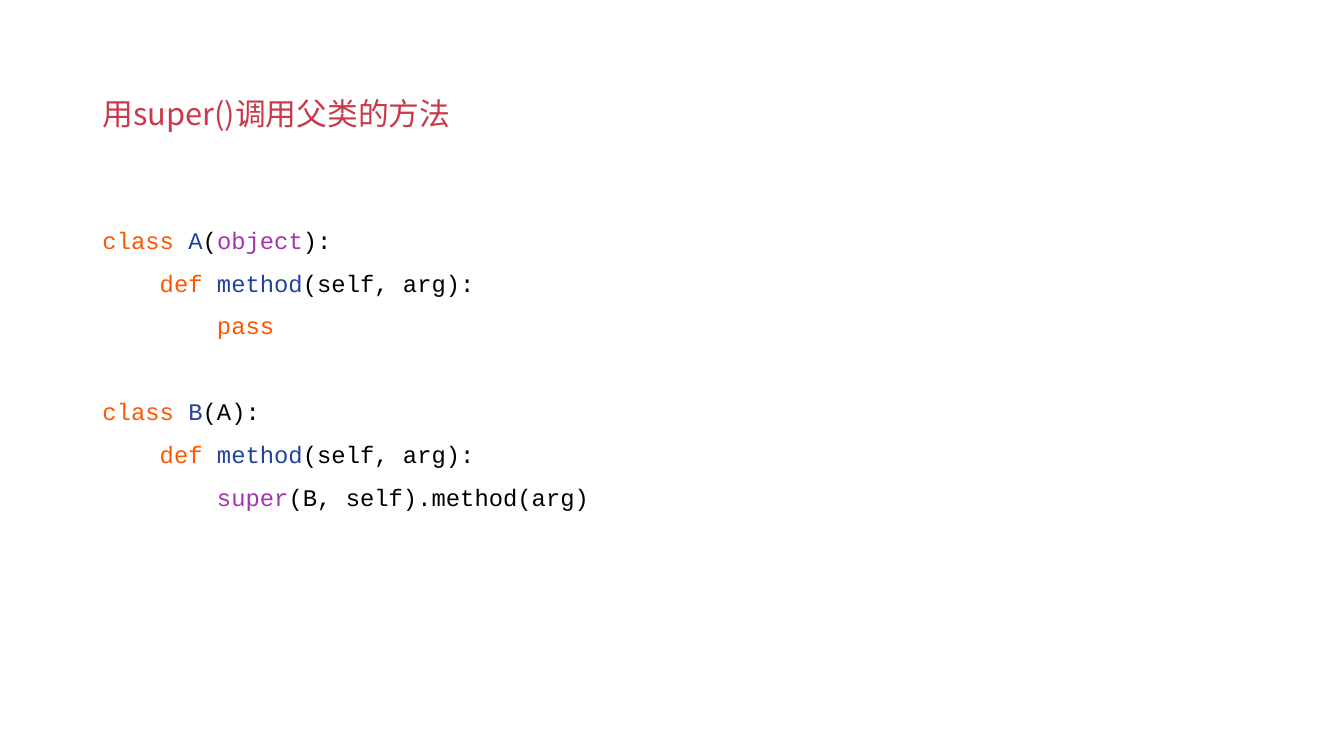
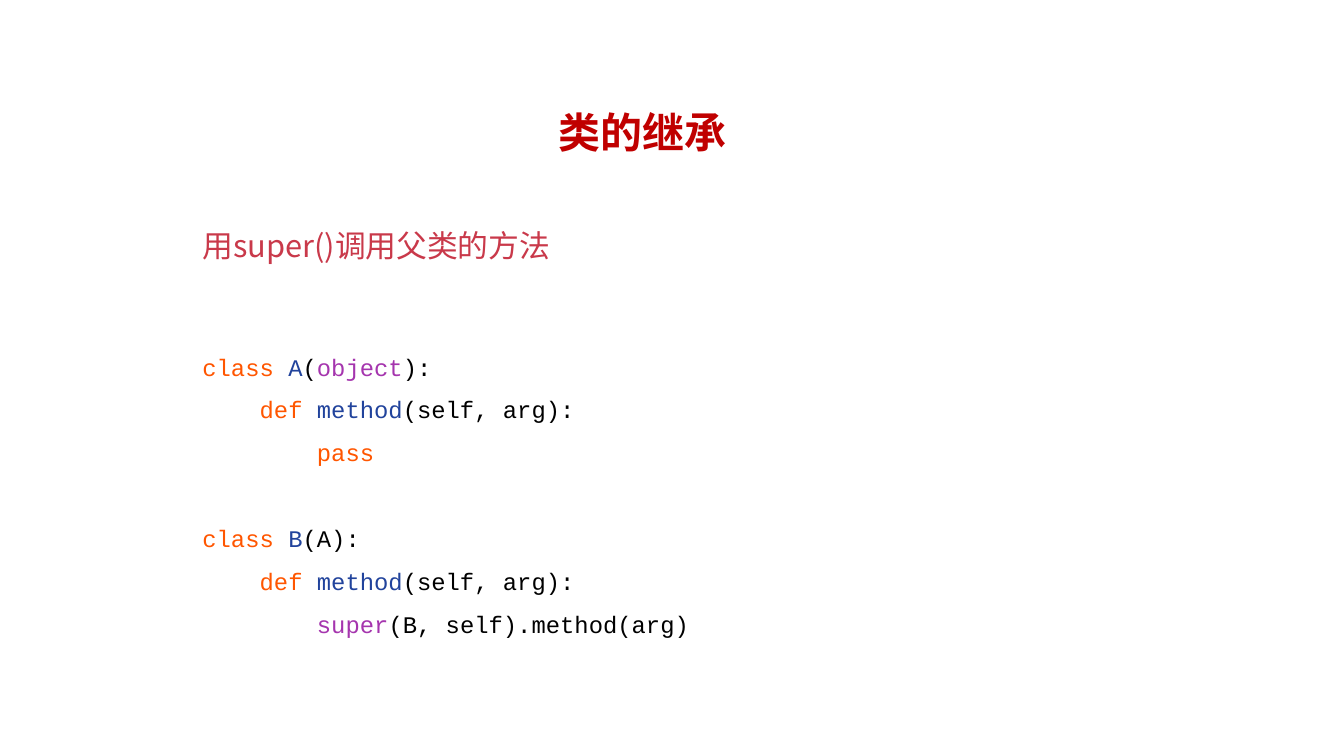
Before and after one commit to albert-feng/Python_OOP, a slide deck: slide 4 of ppt/3.4-类的继承.pptx. Drawn at 1344x756 pixels with LibreOffice and Linux fonts; fonts in the diff are those of the drawing. Boxes give left, top, right and bottom in pixels: in the first picture for what was removed or moved away, otherwise in the second. Text is boxed around its words. In the diff, an @@ line names an element or a change of style, - is before the commit and + after.

```diff
--- a/ppt/3.4-类的继承.pptx
+++ b/ppt/3.4-类的继承.pptx
@@ text added at [558, 112, 726, 152], 30 pt, text #C00000, bold @@
+类的继承
@@ title "用super()调用父类的方法": place and size @@
-title "用super()调用父类的方法" at [102, 99, 450, 132]
+title "用super()调用父类的方法" at [202, 231, 550, 264]
@@ text "class A(object): def method(self, arg): ...": place and size @@
-text "class A(object): def method(self, arg): ..." at [102, 231, 589, 511]
+text "class A(object): def method(self, arg): ..." at [202, 358, 689, 638]
```
Also in this commit, not shown: 5 other slides changed, 4 other files.
